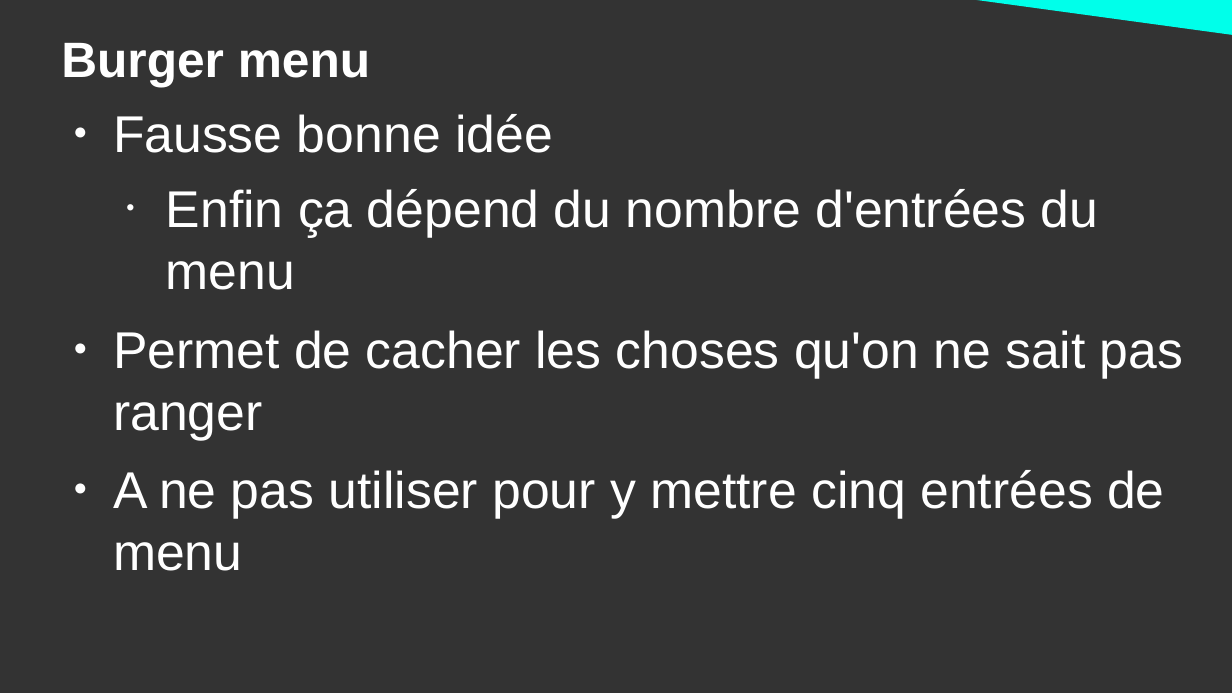
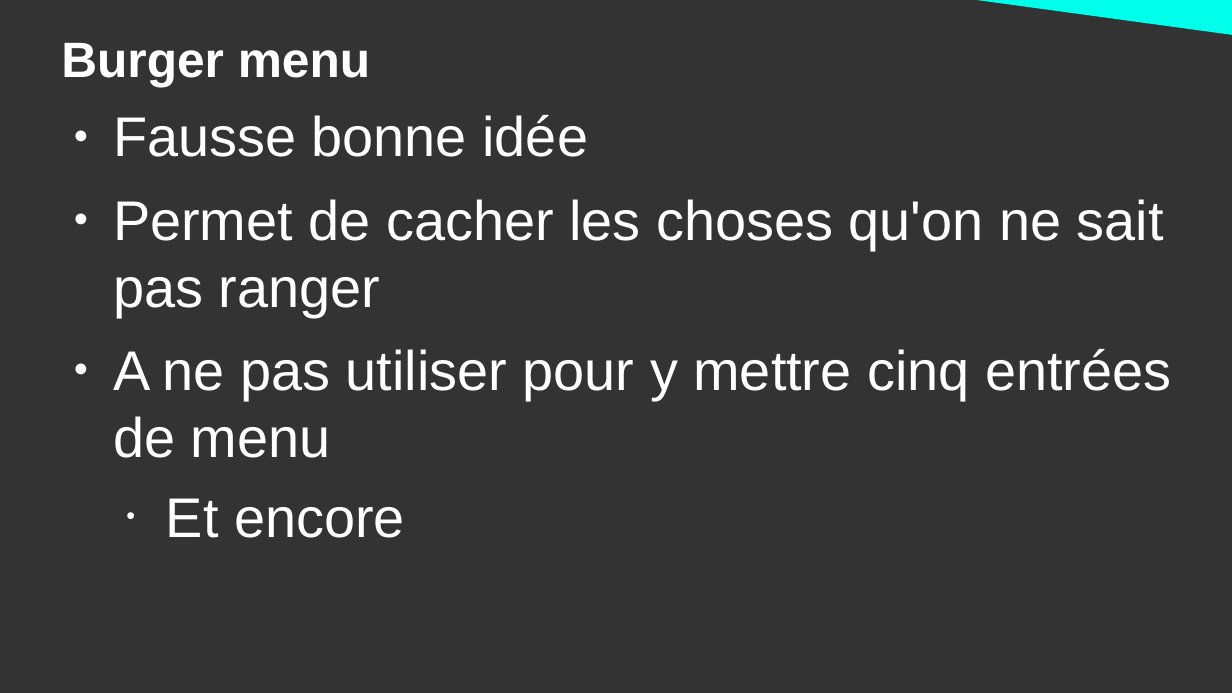
Before and after one commit to DanYellow/cours, a slide deck: slide 24 of ergonomie-et-accessibilite-s2/numero-1/presentation.odp. Drawn at 1232x693 pixels with LibreOffice and Linux fonts; fonts in the diff are those of the drawing. Boxes give left, top, right and bottom in pixels: in the first picture for what was removed or moved away, otherwise in the second. Text is boxed around its words. In the diff, an @@ line names an element or a change of style, - is before the commit and + after.

```diff
--- a/ergonomie-et-accessibilite-s2/numero-1/presentation.odp
+++ b/ergonomie-et-accessibilite-s2/numero-1/presentation.odp
@@ text at [113,115,1171,458]: size 33.3 to 36 pt @@
@@ text at [166,189,1098,290]: paragraph removed @@
-  • Enfin ça dépend du nombre d'entrées du menu
@@ text at [166,498,405,538]: paragraph added @@
+  • Et encore
```
Also in this commit, not shown: 1 other slide changed, 4 other files.
